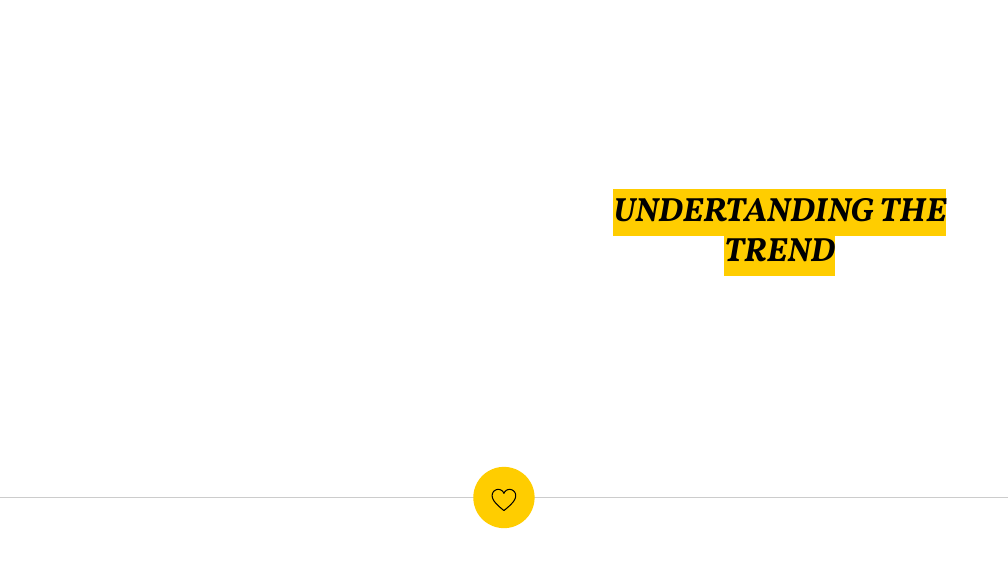
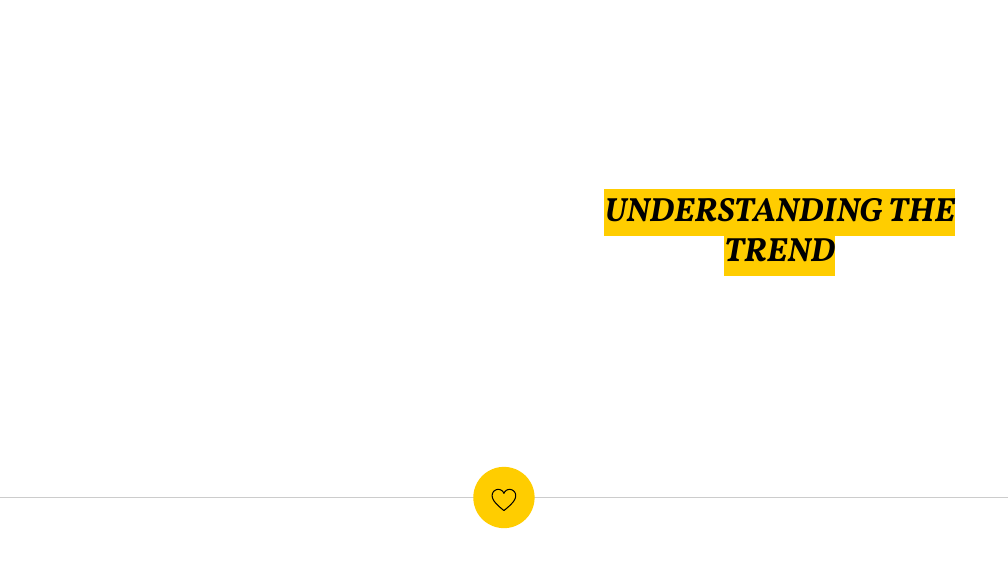
Before and after one commit to gvo34/energy-solar, a slide deck: slide 8 of Energy Solar ppt final version.pptx (slide 7 before the commit). Drawn at 1008x567 pixels with LibreOffice and Linux fonts; fonts in the diff are those of the drawing; background and template pictures are left out. Boxes give left, top, right and bottom in pixels: in the first picture for what was removed or moved away, otherwise in the second. Text is boxed around its words. In the diff, an @@ line names an element or a change of style, - is before the commit and + after.

```diff
--- a/Energy Solar ppt final version.pptx
+++ b/Energy Solar ppt final version.pptx
@@ title at box(604, 198, 955, 277): text changed @@
-UNDERTANDING THE TREND
+UNDERSTANDING THE TREND
```
Also in this commit, not shown: 2 other slides changed, 1 other file.
